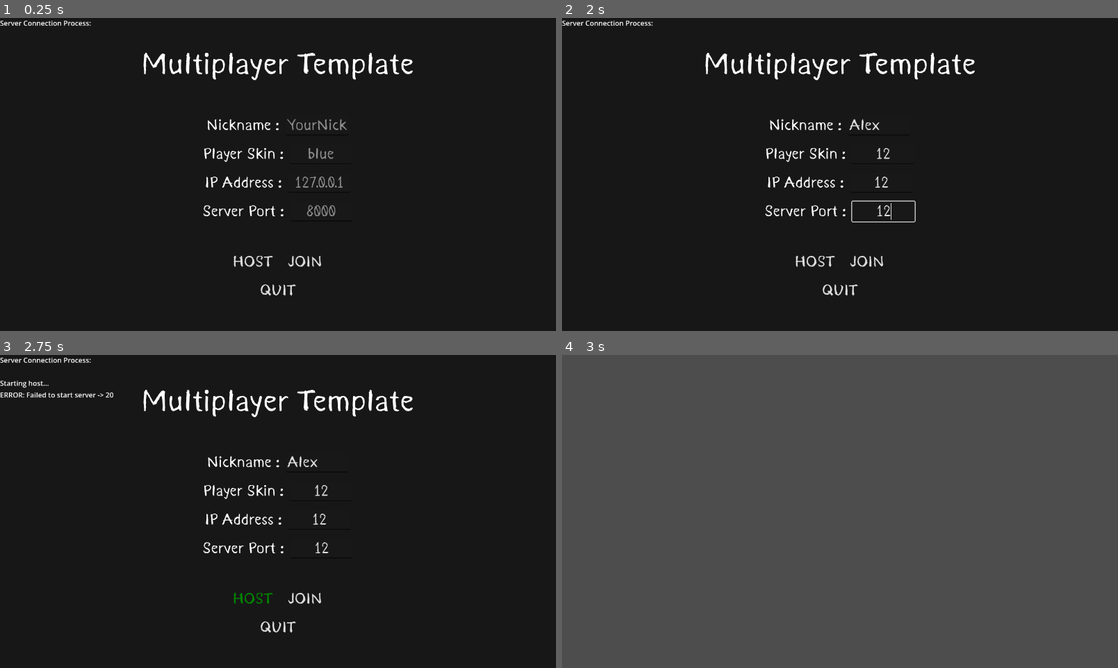
Above: before the commit, frames 1-4 (two rows, left to right).
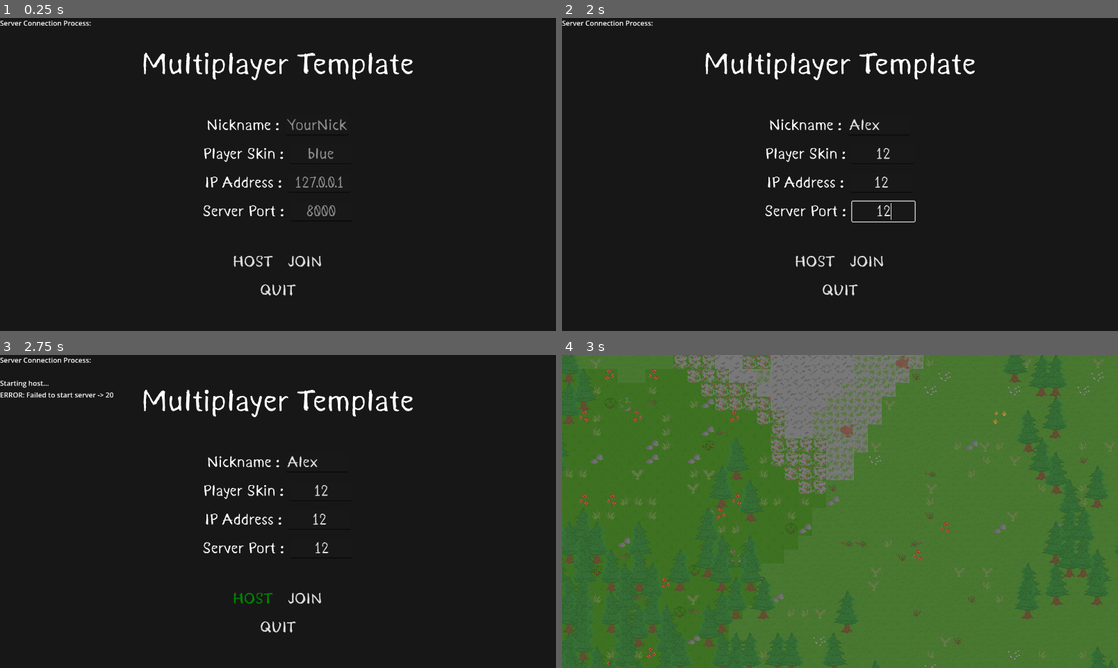
Above: after the commit, the same moments.

Repository: darthchicken4/MultiSurvivor
Game: Godot game, scene res://scenes/level/level.tscn
Same seed, same stepped clock (60 frames per second), same inputs: the game is played once before the commit and once after it.
Inputs (mouse positions are in pixels of both pictures, inside the frame that each line leads up to):
- Up to frame 1 (0.25 s): no input
- Up to frame 2 (2 s): click (878, 124) at 0.52 s; type "Alex" at 0.6 s; click (884, 152) at 0.75 s; type "12" at 0.83 s; click (878, 183) at 0.98 s; type "12" at 1.07 s; click (884, 212) at 1.27 s; type "12" at 1.35 s
- Up to frame 3 (2.75 s): click "HOST" at 2 s
- Up to frame 4 (3 s): click "JOIN" at 2.75 s

Frames 1-3 are identical in both runs. In frame 4, 100% of the frame differs, in the area x 0-100%, y 0-100%.
Error before the commit: Parse Error: Variable "width" has the same name as a previously declared variable. (res://tile_map.gd:13)

Commit message:
Merge Fixes + World Border Upgrade

Diff:
--- a/Godot2DSurvivalMultiplayer/scenes/level/border_gen.gd
+++ b/Godot2DSurvivalMultiplayer/scenes/level/border_gen.gd
@@ -10,15 +10,29 @@
 	var offset_y = h/2
 
 	# Bottom + Top borders
-	for x in range(w):
-		# Bottom
-		border_map.set_cell(Vector2i(x-offset_x, h - offset_y), 0, Vector2i(0, 0))
-		# Top
-		border_map.set_cell(Vector2i(x-offset_x, -w + offset_y), 0, Vector2i(0, 0))
+	for x in range(-1, w + 1):
+		border_map.set_cell(
+			Vector2i(x - offset_x, h - offset_y + 1),
+			0,
+			Vector2i(0, 0)
+		)
+
+		border_map.set_cell(
+			Vector2i(x - offset_x, -h + offset_y - 1),
+			0,
+			Vector2i(0, 0)
+		)
 
 	# Left + Right borders
 	for y in range(h):
-		# Left
-		border_map.set_cell(Vector2i(w - offset_x, y-offset_y), 0, Vector2i(0, 0))
-		# Right
-		border_map.set_cell(Vector2i(-w + offset_x , y-offset_y), 0, Vector2i(0, 0))
+		border_map.set_cell(
+			Vector2i(w - offset_x + 1, y - offset_y),
+			0,
+			Vector2i(0, 0)
+		)
+
+		border_map.set_cell(
+			Vector2i(-w + offset_x - 1, y - offset_y),
+			0,
+			Vector2i(0, 0)
+	)
--- a/Godot2DSurvivalMultiplayer/scenes/level/level.tscn
+++ b/Godot2DSurvivalMultiplayer/scenes/level/level.tscn
@@ -116,7 +116,8 @@
 [node name="SortContainer" type="Node2D" parent="Map" unique_id=1052217944]
 y_sort_enabled = true
 
-[node name="border" type="TileMapLayer" parent="Map" unique_id=1095930014]
+[node name="WorldBorder" type="TileMapLayer" parent="Map" unique_id=1095930014]
+z_index = -2
 scale = Vector2(2, 2)
 tile_set = SubResource("TileSet_fhw5o")
 script = ExtResource("24_yoh1m")
--- a/Godot2DSurvivalMultiplayer/tile_map.gd
+++ b/Godot2DSurvivalMultiplayer/tile_map.gd
@@ -8,8 +8,6 @@
 var tree_density_noise = FastNoiseLite.new()
 var spawn_noise = FastNoiseLite.new()
 
-var width = 128
-var height = 128
 @export var width =128
 @export var height = 128
 var last_tile_pos = Vector2i(INF, INF)
Not shown: 1 places in Godot2DSurvivalMultiplayer/scenes/level/level.tscn that only renumber resources
